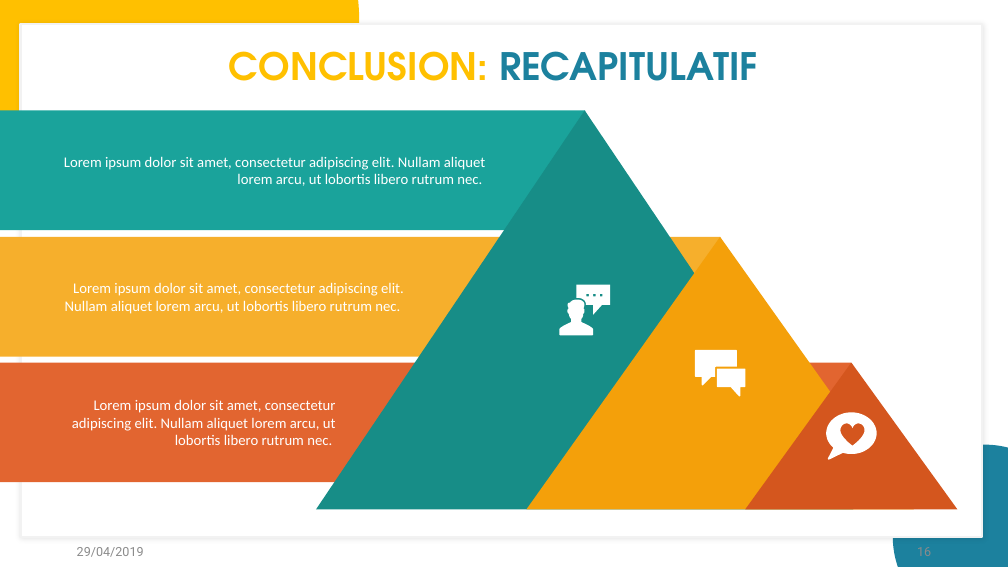
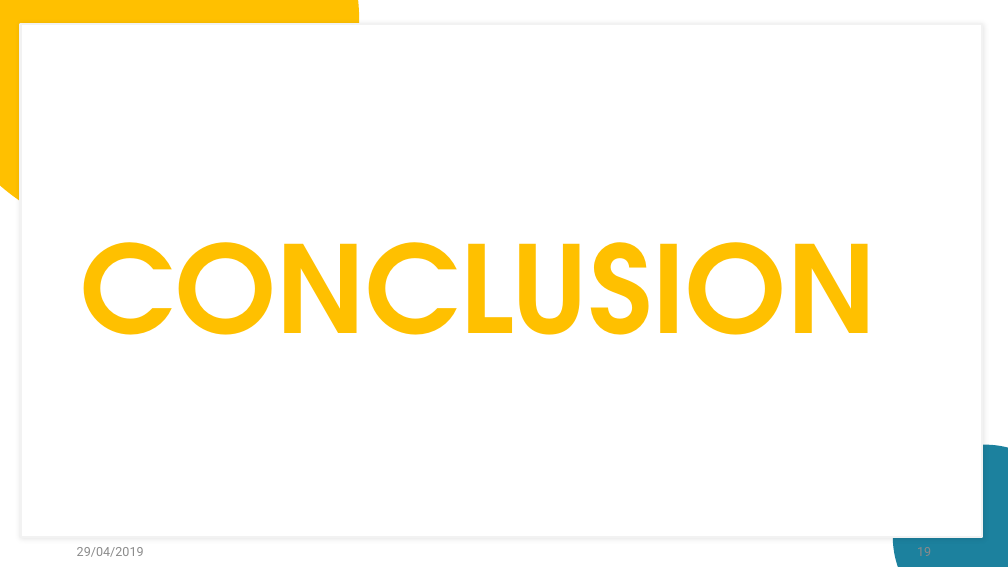
Before and after one commit to ansnoussi/conceptionGL2, a slide deck: slide 19 of Présentation Projet .pptx (slide 16 before the commit). Drawn at 1008x567 pixels with LibreOffice and Linux fonts; fonts in the diff are those of the drawing. Boxes give left, top, right and bottom in pixels: in the first picture for what was removed or moved away, otherwise in the second. Text is boxed around its words. In the diff, an @@ line names an element or a change of style, - is before the commit and + after.

```diff
--- a/Présentation Projet .pptx
+++ b/Présentation Projet .pptx
@@ rectangle removed at [0, 110, 585, 230] @@
@@ freeform shape removed at [316, 110, 854, 510] @@
@@ text removed at [64, 156, 485, 186] @@
-Lorem ipsum dolor sit amet, consectetur adipiscing elit. Nullam aliquet lorem arcu, ut lobortis libero rutrum nec.
@@ rectangle removed at [0, 237, 721, 356] @@
@@ triangle removed at [526, 237, 914, 510] @@
@@ text at [81, 242, 877, 335]: text changed; size 36 to 115 pt; text colour #1C819E to #FFC000 @@
-CONCLUSION: RECAPITULATIF
+CONCLUSION
@@ text removed at [65, 282, 404, 314] @@
-Lorem ipsum dolor sit amet, consectetur adipiscing elit. Nullam aliquet lorem arcu, ut lobortis libero rutrum nec.
@@ freeform shape removed at [560, 299, 594, 335] @@
@@ freeform shape removed at [576, 284, 610, 315] @@
@@ freeform shape removed at [695, 350, 737, 386] @@
@@ rectangle removed at [0, 363, 851, 482] @@
@@ freeform shape removed at [717, 368, 746, 396] @@
@@ freeform shape removed at [746, 363, 958, 510] @@
@@ text removed at [72, 399, 336, 445] @@
-Lorem ipsum dolor sit amet, consectetur adipiscing elit. Nullam aliquet lorem arcu, ut lobortis libero rutrum nec.
@@ freeform shape removed at [827, 412, 877, 460] @@
```
Also in this commit, not shown: 14 other slides changed, 4 slides added, 2 slides removed.
